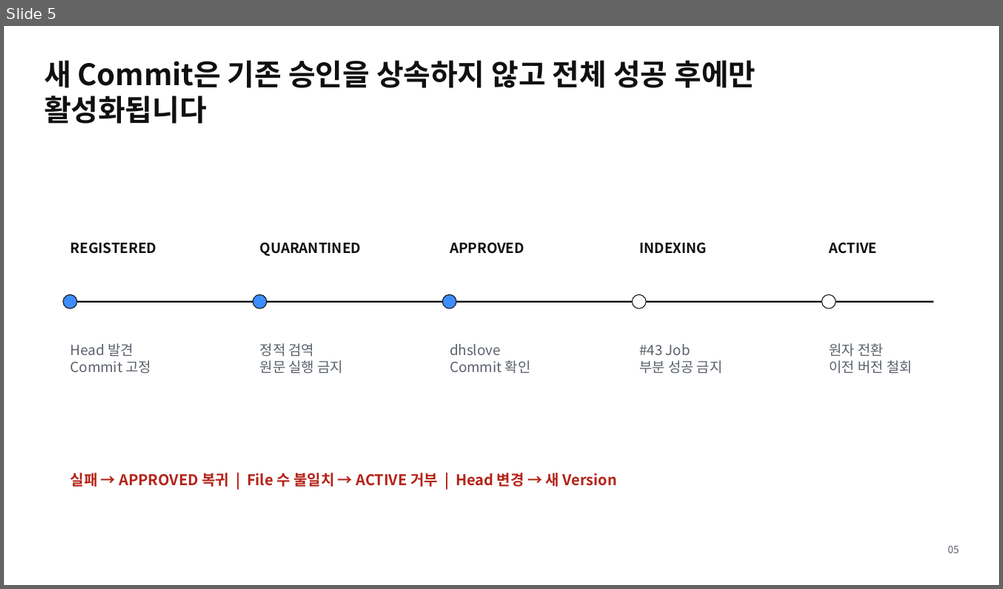
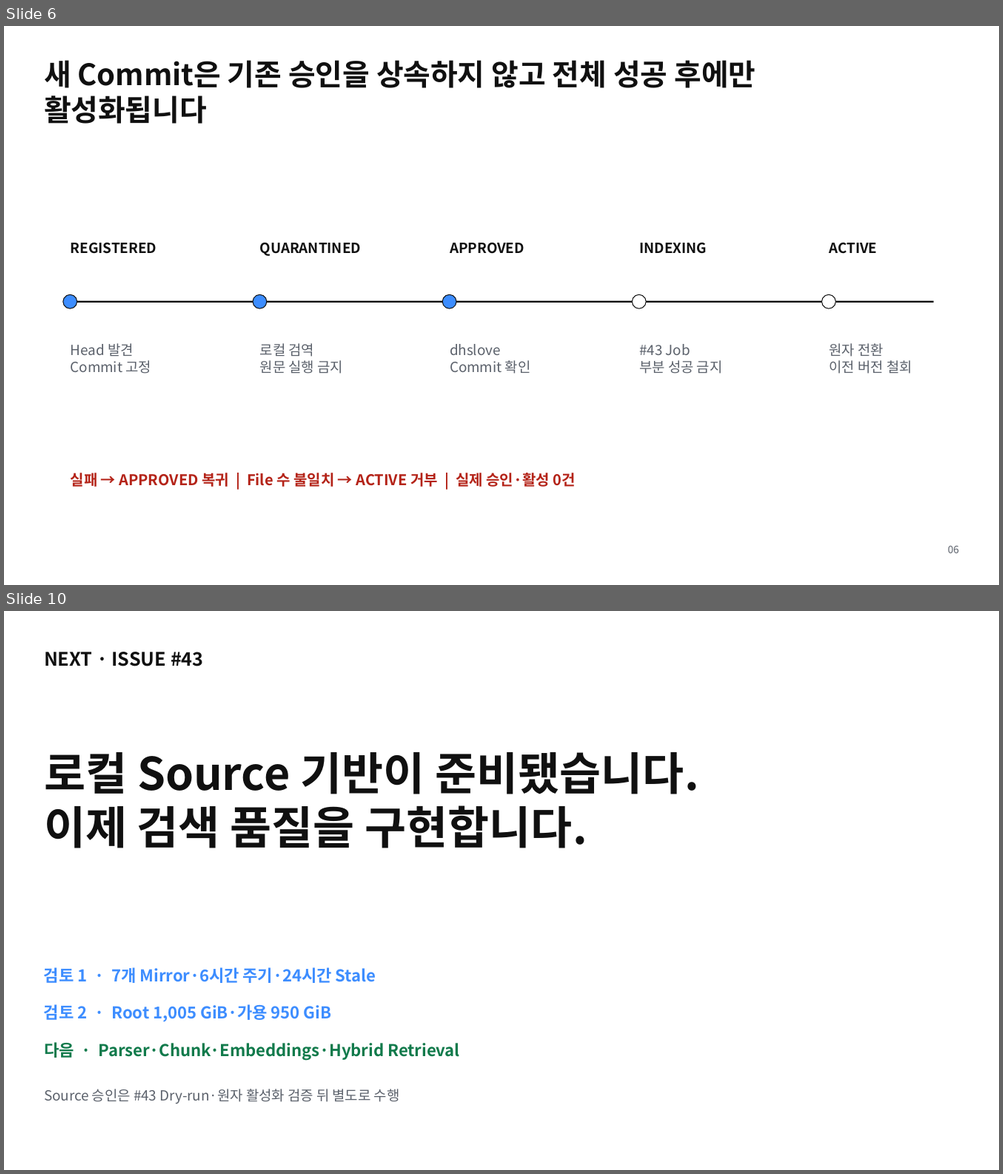
Before and after one commit to ablecloud-team/ablestack-techflow, a slide deck: output/presentation/techflow-source-registry.pptx. Shown one above the other, each under a label of ours: slide 5 before the commit, slides 6 and 10 after it; the slides between them are not shown. The pictures are 1003x589 and 1003x1174 pixels, drawn with LibreOffice and Linux fonts; fonts in the diff are those of the drawing. Boxes give left, top, right and bottom in pixels: in the first picture for what was removed or moved away, otherwise in the second. Text is boxed around its words. In the diff, an @@ line names an element or a change of style, - is before the commit and + after.

Commit message:
Issue #42 영속 Source Mirror·1TB 운영 기반 보완

```diff
--- a/output/presentation/techflow-source-registry.pptx
+++ b/output/presentation/techflow-source-registry.pptx
@@ slide 10 added at bbox=[4, 611, 999, 1170], background #FFFFFF @@
@@ text added at bbox=[44, 652, 204, 667], 18 pt, text #101010, bold @@
+NEXT · ISSUE #43
@@ text added at bbox=[44, 752, 700, 849], 43.5 pt, text #101010, bold @@
+로컬 Source 기반이 준비됐습니다.
+이제 검색 품질을 구현합니다.
@@ text added at bbox=[44, 968, 376, 983], 15.8 pt, text #3D8DFF, bold @@
+검토 1 · 7개 Mirror·6시간 주기·24시간 Stale
@@ text added at bbox=[44, 1005, 331, 1022], 15.8 pt, text #3D8DFF, bold @@
+검토 2 · Root 1,005 GiB·가용 950 GiB
@@ text added at bbox=[44, 1042, 460, 1061], 15.8 pt, text #117A4B, bold @@
+다음 · Parser·Chunk·Embeddings·Hybrid Retrieval
@@ text added at bbox=[44, 1089, 400, 1105], 13.5 pt, text #5B616B @@
+Source 승인은 #43 Dry-run·원자 활성화 검증 뒤 별도로 수행
@@ what was slide 5 is now slide 6 @@
@@ slide 6 changed as well @@
@@ text at bbox=[260, 343, 315, 357]: text changed @@
-정적 검역
+로컬 검역
@@ text at bbox=[71, 473, 575, 487]: text changed @@
-실패 → APPROVED 복귀 | File 수 불일치 → ACTIVE 거부 | Head 변경 → 새 Version
+실패 → APPROVED 복귀 | File 수 불일치 → ACTIVE 거부 | 실제 승인·활성 0건
```
Also in this commit, not shown: 2 other slides changed, 6 other slides added, 5 slides removed, 41 other files.
